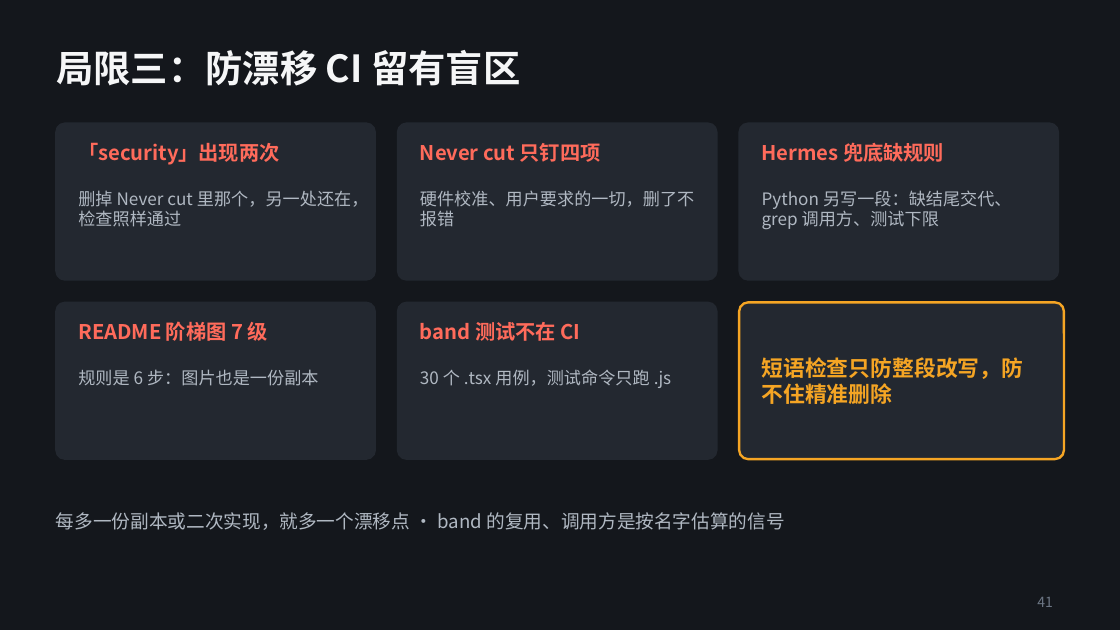
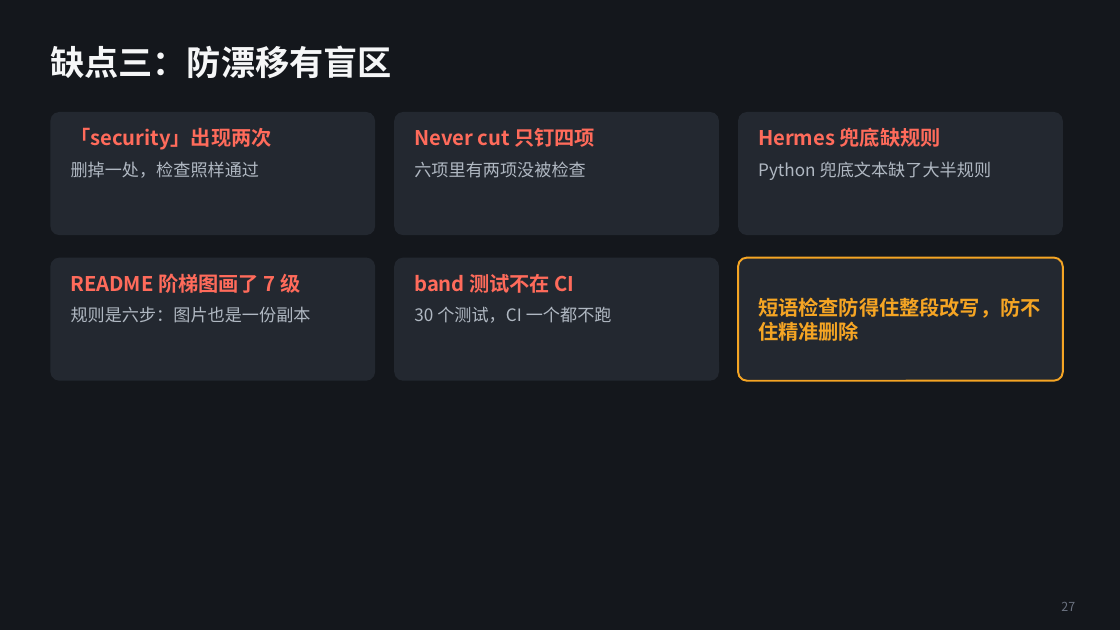
Before and after one commit to alexsunlee/alexsunlee.github.io, a slide deck: slide 27 of content/AI Learning/Ponytail · 提示词分发系统架构解析.pptx (slide 41 before the commit). Drawn at 1120x630 pixels with LibreOffice and Linux fonts; fonts in the diff are those of the drawing. Boxes give left, top, right and bottom in pixels: in the first picture for what was removed or moved away, otherwise in the second. Text is boxed around its words. In the diff, an @@ line names an element or a change of style, - is before the commit and + after.

```diff
--- a/content/AI Learning/Ponytail · 提示词分发系统架构解析.pptx
+++ b/content/AI Learning/Ponytail · 提示词分发系统架构解析.pptx
@@ title at bbox=[50, 45, 392, 78]: text changed; size 24 to 22 pt @@
-局限三：防漂移 CI 留有盲区
+缺点三：防漂移有盲区
@@ rounded rectangle: place and size @@
-rounded rectangle at bbox=[56, 123, 375, 280]
+rounded rectangle at bbox=[50, 112, 375, 235]
@@ rounded rectangle: place and size @@
-rounded rectangle at bbox=[398, 123, 717, 280]
+rounded rectangle at bbox=[394, 112, 719, 235]
@@ rounded rectangle: place and size @@
-rounded rectangle at bbox=[739, 123, 1058, 280]
+rounded rectangle at bbox=[738, 112, 1063, 235]
@@ text at bbox=[71, 127, 272, 150]: more space between paragraphs @@
@@ text "「security」出现两次": place and size @@
-text "「security」出现两次" at bbox=[78, 142, 279, 165]
+text "「security」出现两次" at bbox=[71, 127, 272, 178]
@@ text at bbox=[414, 128, 595, 147]: more space between paragraphs @@
@@ text "Never cut 只钉四项": place and size @@
-text "Never cut 只钉四项" at bbox=[420, 143, 601, 162]
+text "Never cut 只钉四项" at bbox=[414, 128, 595, 178]
@@ text at bbox=[758, 127, 941, 147]: more space between paragraphs @@
@@ text "Hermes 兜底缺规则": place and size @@
-text "Hermes 兜底缺规则" at bbox=[762, 142, 944, 162]
+text "Hermes 兜底缺规则" at bbox=[758, 127, 991, 180]
@@ text at bbox=[71, 161, 260, 178]: paragraph added @@
+删掉一处，检查照样通过
@@ text at bbox=[414, 161, 585, 178]: paragraph added @@
+六项里有两项没被检查
@@ text at bbox=[758, 161, 991, 180]: paragraph added @@
+Python 兜底文本缺了大半规则
@@ text removed at bbox=[78, 190, 368, 227] @@
-删掉 Never cut 里那个，另一处还在，检查照样通过
@@ text removed at bbox=[420, 190, 694, 227] @@
-硬件校准、用户要求的一切，删了不报错
@@ text removed at bbox=[762, 190, 1012, 229] @@
-Python 另写一段：缺结尾交代、grep 调用方、测试下限
@@ outline #232830 1 pt to none; proportions changed in 5 elements at bbox=[394, 112, 719, 235], bbox=[738, 112, 1063, 235], bbox=[50, 112, 375, 235], bbox=[394, 258, 719, 381], bbox=[50, 258, 375, 381] @@
@@ rounded rectangle: place and size @@
-rounded rectangle at bbox=[56, 302, 375, 459]
+rounded rectangle at bbox=[50, 258, 375, 381]
@@ rounded rectangle: place and size @@
-rounded rectangle at bbox=[398, 302, 717, 459]
+rounded rectangle at bbox=[394, 258, 719, 381]
@@ rounded rectangle: place and size @@
-rounded rectangle at bbox=[739, 302, 1064, 459]
+rounded rectangle at bbox=[738, 258, 1063, 381]
@@ rounded rectangle at bbox=[738, 258, 1063, 381]: outline #F5A524 1.5 pt to #F5A524 1.25 pt; proportions changed @@
@@ text at bbox=[71, 273, 311, 323]: text changed @@
-规则是 6 步：图片也是一份副本
+README 阶梯图画了 7 级
+规则是六步：图片也是一份副本
@@ text at bbox=[414, 274, 575, 293]: more space between paragraphs @@
@@ text "band 测试不在 CI": place and size @@
-text "band 测试不在 CI" at bbox=[420, 322, 580, 341]
+text "band 测试不在 CI" at bbox=[414, 274, 612, 323]
@@ text at bbox=[758, 297, 1040, 341]: text changed; size 14 to 13 pt @@
-短语检查只防整段改写，防不住精准删除
+短语检查防得住整段改写，防不住精准删除
@@ text removed at bbox=[78, 322, 268, 341] @@
-README 阶梯图 7 级
@@ text at bbox=[414, 307, 612, 323]: paragraph added @@
+30 个测试，CI 一个都不跑
@@ text removed at bbox=[420, 369, 671, 388] @@
-30 个 .tsx 用例，测试命令只跑 .js
@@ text removed at bbox=[56, 512, 785, 530] @@
-每多一份副本或二次实现，就多一个漂移点 · band 的复用、调用方是按名字估算的信号
@@ page number removed at bbox=[1037, 597, 1053, 607] @@
-41
@@ page number added at bbox=[1061, 602, 1075, 611], 8 pt, text #6B7280 @@
+27
```
Also in this commit, not shown: 18 other slides changed, 11 slides added, 25 slides removed, 2 other files.
